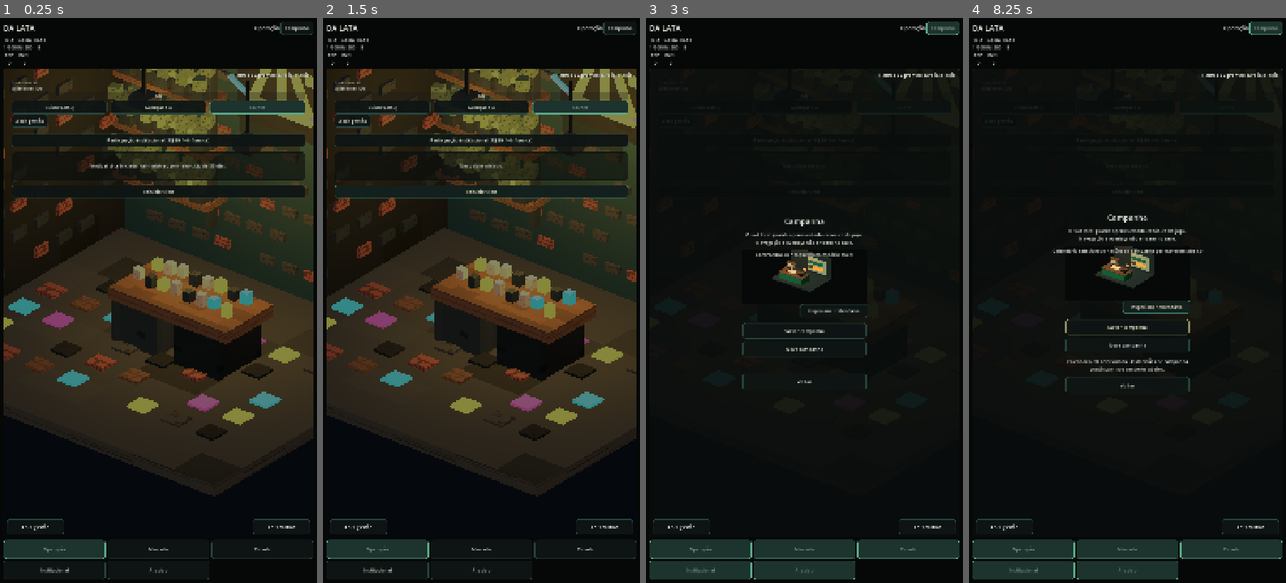
Above: before the commit, frames 1-4 (left to right).
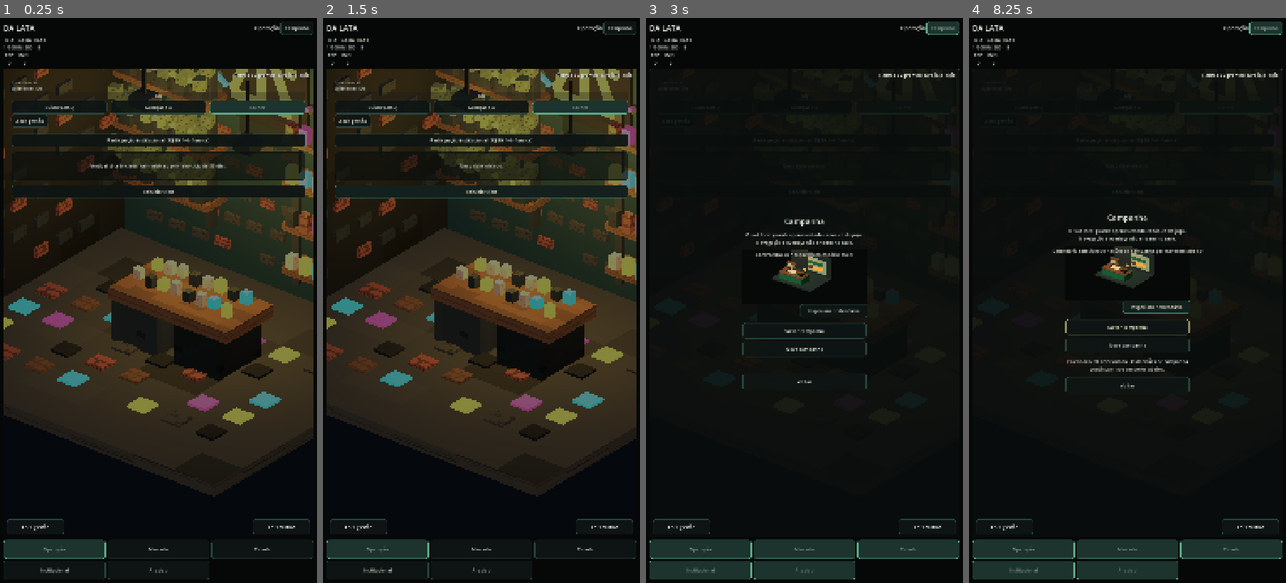
Above: after the commit, the same moments.

Repository: az1nn/growing-rio
Game: Godot game, scene res://scenes/shell/game_shell.tscn
The game is run twice, just before and just after one commit, with the same random seed, the same clock (stepped at 60 frames per second) and the same inputs.
Inputs:
- Up to frame 1 (0.25 s): no input
- Up to frame 2 (1.5 s): click "Reiniciar ciclo" at 0.5 s; click "Reiniciar ciclo" at 1.25 s
- Up to frame 3 (3 s): click "Reiniciar ciclo" at 2 s; click "Campanha" at 2.75 s
- Up to frame 4 (8.25 s): click "Abrir gestão" at 3.5 s; click "Abrir cultivo" at 4.25 s; click "Cuidar (-R$5)" at 5 s; click "Avançar dia" at 5.75 s; click "Abrir gestão" at 6.5 s; click "Participação institucional (-…" at 7.25 s; click "Inspecionar calendário" at 8 s

The runs differ from the first frame. In frame 1, 2.2% of the frame differs, in the area x 68-99%, y 9-48%; in frame 2, 2.2%; in frame 3, less than 0.1%; in frame 4, less than 0.1%.

Commit message:
fix(012): align Operation rebase framing and hotspots

Diff:
--- a/scenes/visual/operation_diorama.gd
+++ b/scenes/visual/operation_diorama.gd
@@ -1345,36 +1345,36 @@
         )
     _add_point_light(rebuild, "WorkbenchWarmPool", Vector3(0.10, 1.65, -0.30), &"accent_amber", 4.4, 3.3)
 
-    _add_box(rebuild, "SupplyPostLeft", Vector3(1.18, 2.00, -2.03), Vector3(0.10, 2.72, 0.10), &"painted_metal")
-    _add_box(rebuild, "SupplyPostRight", Vector3(2.54, 2.00, -2.03), Vector3(0.10, 2.72, 0.10), &"painted_metal")
+    _add_box(rebuild, "SupplyPostLeft", Vector3(0.82, 2.00, -1.72), Vector3(0.10, 2.72, 0.10), &"painted_metal")
+    _add_box(rebuild, "SupplyPostRight", Vector3(2.18, 2.00, -1.72), Vector3(0.10, 2.72, 0.10), &"painted_metal")
     var supply_roles: Array[StringName] = [&"off_white", &"painted_metal", &"accent_amber", &"brick_coral", &"accent_cyan", &"accent_magenta"]
     var management_focus: MeshInstance3D
     for tier in range(4):
         var supply_y := 0.92 + float(tier) * 0.67
-        _add_box(rebuild, "SupplyShelf_%02d" % tier, Vector3(1.86, supply_y, -2.03), Vector3(1.55, 0.09, 0.46), &"repaired_wood")
+        _add_box(rebuild, "SupplyShelf_%02d" % tier, Vector3(1.50, supply_y, -1.72), Vector3(1.55, 0.09, 0.46), &"repaired_wood")
         for item in range(6):
             var supply_prop := _add_box(
                 rebuild,
                 "SupplyProp_%02d_%02d" % [tier, item],
-                Vector3(1.28 + float(item) * 0.23, supply_y + 0.20, -1.80),
+                Vector3(0.92 + float(item) * 0.23, supply_y + 0.20, -1.49),
                 Vector3(0.13, 0.20 + 0.03 * float((tier + item) % 3), 0.13),
                 supply_roles[(tier + item * 2) % supply_roles.size()],
             )
             if tier == 2 and item == 3:
                 management_focus = supply_prop
-    _add_point_light(rebuild, "SupplyWarmPool", Vector3(1.85, 2.35, -1.35), &"accent_amber", 3.1, 2.8)
-
-    _add_box(rebuild, "CrownField", Vector3(0.18, 3.13, -2.27), Vector3(1.62, 1.25, 0.055), &"structural_dark")
-    _add_box(rebuild, "CrownBase", Vector3(0.18, 2.88, -2.18), Vector3(1.05, 0.13, 0.055), &"accent_amber")
-    _add_box(rebuild, "CrownPeakLeft", Vector3(-0.18, 3.23, -2.17), Vector3(0.13, 0.67, 0.055), &"accent_amber", Vector3(0.0, 0.0, -0.42))
-    _add_box(rebuild, "CrownPeakMiddle", Vector3(0.18, 3.34, -2.17), Vector3(0.13, 0.82, 0.055), &"accent_amber")
-    _add_box(rebuild, "CrownPeakRight", Vector3(0.54, 3.23, -2.17), Vector3(0.13, 0.67, 0.055), &"accent_amber", Vector3(0.0, 0.0, 0.42))
-    _add_box(rebuild, "CrownTipLeft", Vector3(-0.34, 3.52, -2.16), Vector3(0.14, 0.14, 0.055), &"accent_amber")
-    _add_box(rebuild, "CrownTipMiddle", Vector3(0.18, 3.72, -2.16), Vector3(0.14, 0.14, 0.055), &"accent_amber")
-    _add_box(rebuild, "CrownTipRight", Vector3(0.70, 3.52, -2.16), Vector3(0.14, 0.14, 0.055), &"accent_amber")
-    _add_box(rebuild, "CrownSlashCyan", Vector3(-0.55, 3.05, -2.15), Vector3(0.36, 0.07, 0.055), &"accent_cyan", Vector3(0.0, 0.0, -0.48))
-    _add_box(rebuild, "CrownSlashMagenta", Vector3(0.88, 3.02, -2.15), Vector3(0.34, 0.07, 0.055), &"accent_magenta", Vector3(0.0, 0.0, 0.48))
-    _add_point_light(rebuild, "CrownGlow", Vector3(0.18, 3.12, -1.38), &"accent_amber", 4.8, 3.1)
+    _add_point_light(rebuild, "SupplyWarmPool", Vector3(1.50, 2.35, -1.08), &"accent_amber", 3.1, 2.8)
+
+    _add_box(rebuild, "CrownField", Vector3(-0.17, 3.13, -2.27), Vector3(1.48, 1.25, 0.055), &"structural_dark")
+    _add_box(rebuild, "CrownBase", Vector3(-0.17, 2.88, -2.18), Vector3(1.05, 0.13, 0.055), &"accent_amber")
+    _add_box(rebuild, "CrownPeakLeft", Vector3(-0.53, 3.23, -2.17), Vector3(0.13, 0.67, 0.055), &"accent_amber", Vector3(0.0, 0.0, -0.42))
+    _add_box(rebuild, "CrownPeakMiddle", Vector3(-0.17, 3.34, -2.17), Vector3(0.13, 0.82, 0.055), &"accent_amber")
+    _add_box(rebuild, "CrownPeakRight", Vector3(0.19, 3.23, -2.17), Vector3(0.13, 0.67, 0.055), &"accent_amber", Vector3(0.0, 0.0, 0.42))
+    _add_box(rebuild, "CrownTipLeft", Vector3(-0.69, 3.52, -2.16), Vector3(0.14, 0.14, 0.055), &"accent_amber")
+    _add_box(rebuild, "CrownTipMiddle", Vector3(-0.17, 3.72, -2.16), Vector3(0.14, 0.14, 0.055), &"accent_amber")
+    _add_box(rebuild, "CrownTipRight", Vector3(0.35, 3.52, -2.16), Vector3(0.14, 0.14, 0.055), &"accent_amber")
+    _add_box(rebuild, "CrownSlashCyan", Vector3(-0.90, 3.05, -2.15), Vector3(0.36, 0.07, 0.055), &"accent_cyan", Vector3(0.0, 0.0, -0.48))
+    _add_box(rebuild, "CrownSlashMagenta", Vector3(0.53, 3.02, -2.15), Vector3(0.34, 0.07, 0.055), &"accent_magenta", Vector3(0.0, 0.0, 0.48))
+    _add_point_light(rebuild, "CrownGlow", Vector3(-0.17, 3.12, -1.38), &"accent_amber", 4.8, 3.1)
 
     _add_box(rebuild, "FanFrameTop", Vector3(1.42, 3.92, -2.24), Vector3(0.92, 0.07, 0.07), &"painted_metal")
     _add_box(rebuild, "FanFrameBottom", Vector3(1.42, 3.13, -2.24), Vector3(0.92, 0.07, 0.07), &"painted_metal")
@@ -1405,7 +1405,7 @@
     _add_box(rebuild, "EntryStepLow", Vector3(-2.12, -0.35, 3.10), Vector3(1.78, 0.22, 0.60), &"worn_concrete")
 
     interactive_object.position = Vector3(-1.63, 2.05, -1.82)
-    management_interactive_object.position = Vector3(1.86, 1.95, -1.78)
+    management_interactive_object.position = Vector3(1.50, 1.95, -1.47)
     workbench_interactive_object.position = Vector3(0.18, 0.84, -0.20)
 
     var plant_focus := rebuild.get_node_or_null("GardenLeaf_01_02_03") as MeshInstance3D
@@ -1418,6 +1418,17 @@
 
 func _configure_v1_pixel_foliage() -> void:
     var world := $Viewport/World
+
+    # Structural-rebase fence: the accepted-concept rebuild owns the visible
+    # garden and hotspot alignment. Do not let the legacy foliage cleanup path
+    # overwrite the semantic anchor established by _rebuild_v1_from_accepted_concept().
+    var accepted_rebuild := world.get_node_or_null("OperationV1AcceptedRebuild") as Node3D
+    if accepted_rebuild != null:
+        var accepted_focus := accepted_rebuild.get_node_or_null("GardenLeaf_01_02_03") as MeshInstance3D
+        if accepted_focus != null:
+            focal_mesh = accepted_focus
+        return
+
     for planter_name in ["PlanterA", "PlanterRimA", "PlanterB", "PlanterRimB", "PlanterC", "PlanterRimC"]:
         var legacy_planter := world.get_node_or_null(planter_name) as MeshInstance3D
         if legacy_planter != null:
